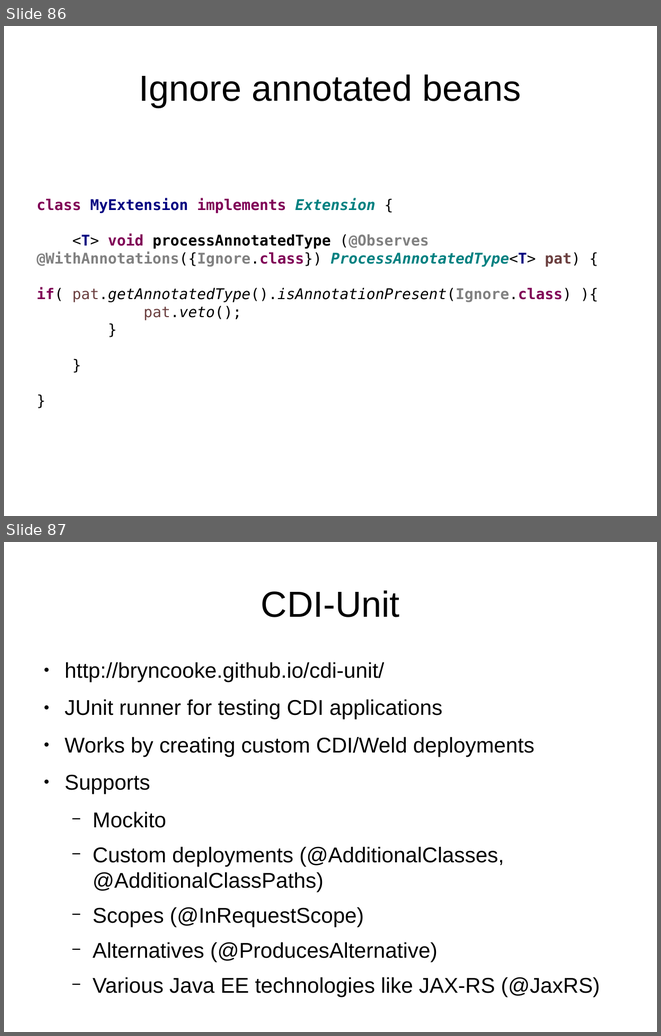
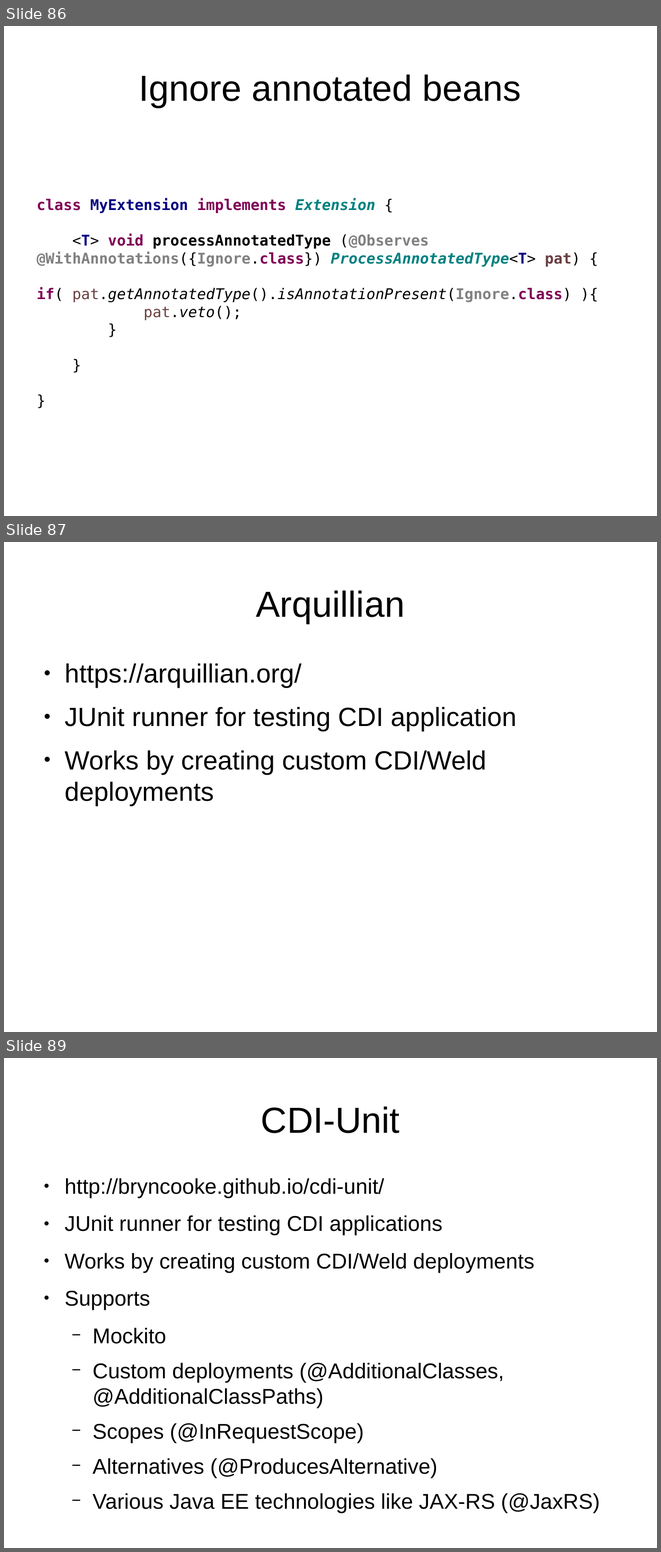
Before and after one commit to FrigoCoder/CDI, a slide deck: CDI.odp. Shown one above the other, each under a label of ours: slides 86 and 87 before the commit, slides 86, 87 and 89 after it; the slides between them are not shown. The pictures are 661x1036 and 661x1552 pixels, drawn with LibreOffice and Linux fonts; fonts in the diff are those of the drawing. Boxes give left, top, right and bottom in pixels: in the first picture for what was removed or moved away, otherwise in the second. Text is boxed around its words. In the diff, an @@ line names an element or a change of style, - is before the commit and + after.

```diff
--- a/CDI.odp
+++ b/CDI.odp
@@ slide 87 added at [4, 542, 657, 1032], background #FFFFFF @@
@@ title added at [256, 590, 405, 623], 44 pt, text #000000 @@
+Arquillian
@@ text added at [64, 663, 517, 806], 32 pt, text #000000 @@
+● https://arquillian.org/
+● JUnit runner for testing CDI application
+● Works by creating custom CDI/Weld deployments
@@ what was slide 87 is now slide 89 @@
```
Also in this commit, not shown: 5 slides changed, 3 other slides added, 2 slides removed, 1 other file.
